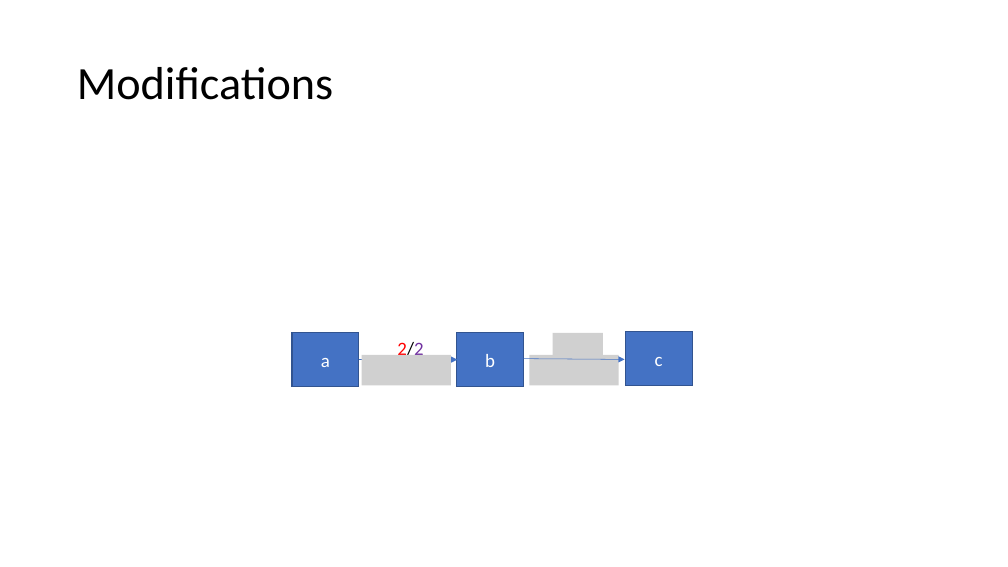
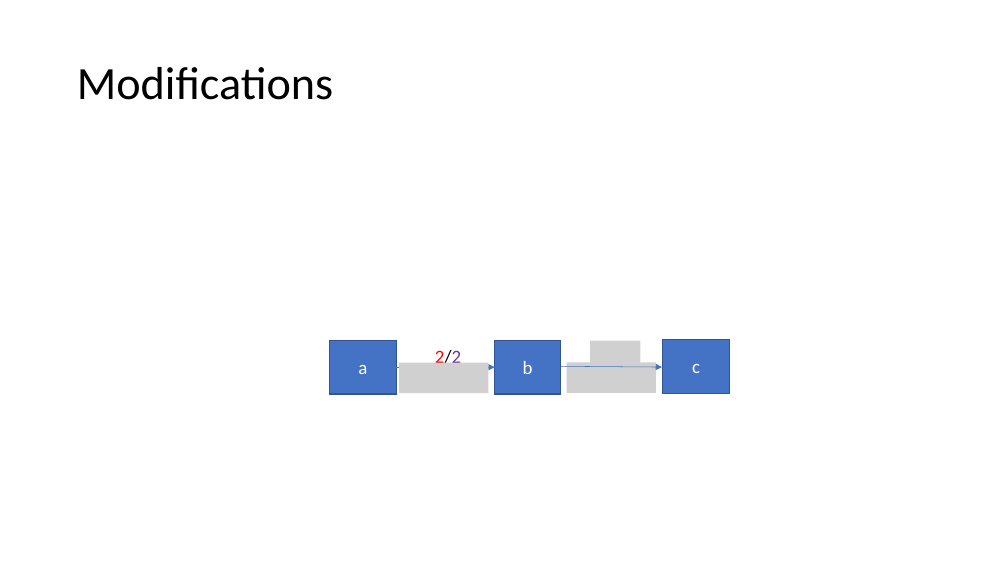
Before and after one commit to Speedphil544/Vortrag, a slide deck: slide 17 of MMCFP.pptx. Drawn at 1008x567 pixels with LibreOffice and Linux fonts; fonts in the diff are those of the drawing; grey boxes stand for pictures. Boxes give left, top, right and bottom in pixels: in the first picture for what was removed or moved away, otherwise in the second. Text is boxed around its words. In the diff, an @@ line names an element or a change of style, - is before the commit and + after.

```diff
--- a/MMCFP.pptx
+++ b/MMCFP.pptx
@@ picture removed at box(553, 333, 603, 364) @@
@@ picture added at box(591, 341, 640, 371) @@
@@ rectangle "c": place and size @@
-rectangle "c" at box(625, 332, 692, 386)
+rectangle "c" at box(663, 340, 730, 393)
@@ picture: place and size @@
-picture at box(361, 355, 451, 385)
+picture at box(399, 363, 488, 393)
@@ 2 arrows, 1 text: place and size @@
-2 arrows, 1 text at box(359, 340, 625, 361)
+2 arrows, 1 text at box(396, 350, 662, 368)
@@ 2 rectangles, 1 picture: place and size @@
-2 rectangles, 1 picture at box(292, 333, 619, 386)
+2 rectangles, 1 picture at box(330, 340, 656, 394)
```
Also in this commit, not shown: 6 other slides changed.
